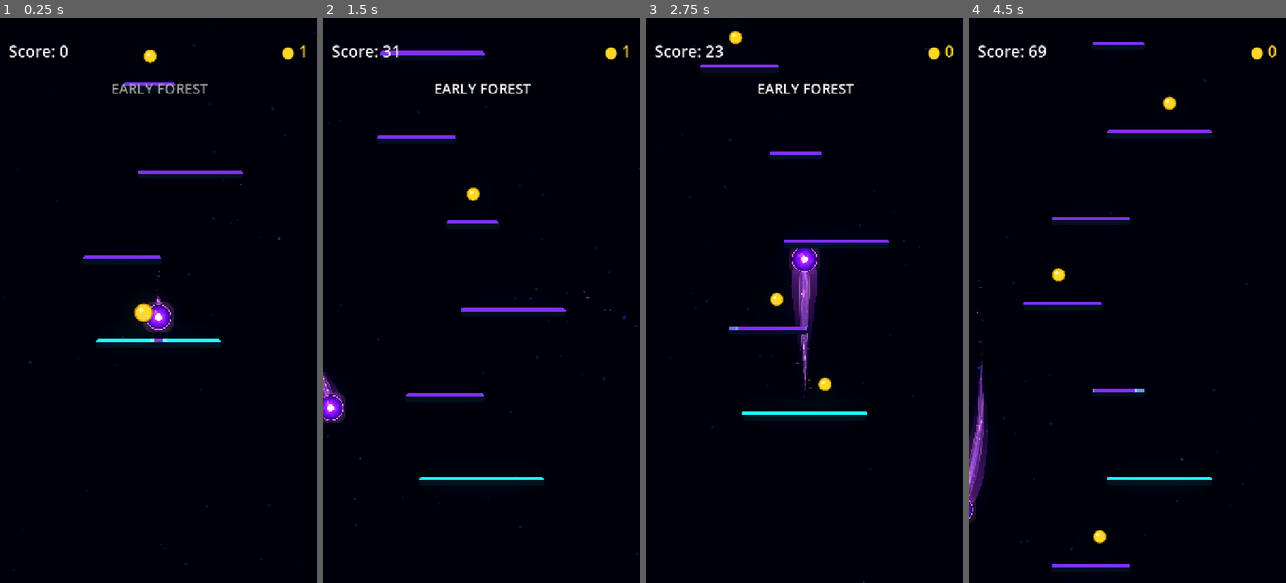
Above: before the commit, frames 1-4 (left to right).
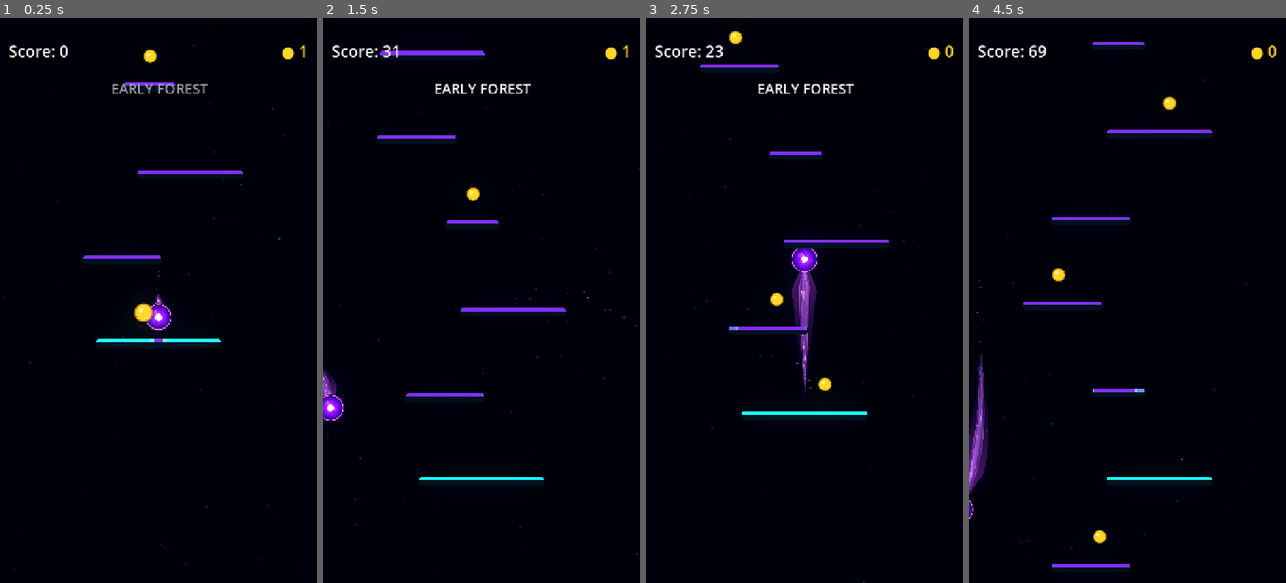
Above: after the commit, the same moments.

Repository: Kryodo/TowerJump
Game: Godot game, scene res://scenes/main.tscn
Same seed, same stepped clock (60 frames per second), same inputs: the game is played once before the commit and once after it.
Inputs (mouse positions are in pixels of both pictures, inside the frame that each line leads up to):
- Up to frame 1 (0.25 s): no input
- Up to frame 2 (1.5 s): move the mouse to (551, 272) at 0.52 s; hold Right (ui_right) 0.53-1.25 s; click (551, 272) at 0.67 s; drag from (418, 328) to (471, 193) at 1.27 s
- Up to frame 3 (2.75 s): click "Nochmal spielen" at 2 s
- Up to frame 4 (4.5 s): move the mouse to (1159, 176) at 2.77 s; hold Right (ui_right) 2.78-3.5 s; drag from (1111, 413) to (1057, 215) at 3.52 s; move the mouse to (1222, 385) at 4.27 s; hold Left (ui_left) from 4.28 s (still down)

The runs differ from the first frame. In frame 1, 0.1% of the frame differs, in the area x 45-55%, y 48-56%; in frame 2, 0.1%; in frame 3, 0.3%; in frame 4, 0.4%, in the area x 0-6%, y 58-90%.

Commit message:
Restore tapered comet neck and replace halo with subtle rim aura

Diff:
--- a/scenes/ball.tscn
+++ b/scenes/ball.tscn
@@ -7,11 +7,11 @@
 [ext_resource type="Texture2D" uid="uid://bdjibaetopyy2" path="res://Assets/ball_mask.png" id="3_f7cbr"]
 [ext_resource type="Texture2D" uid="uid://cxkt5pn1abx0k" path="res://Assets/soft_energy_particle.png" id="4_jj7gd"]
 [ext_resource type="Texture2D" uid="uid://x4vri0ghb2xn" path="res://Assets/energy_particle_atlas.png" id="5_energy_atlas"]
-[ext_resource type="Shader" path="res://scenes/ball_rim_halo.gdshader" id="6_rim_halo"]
+[ext_resource type="Shader" path="res://scenes/ball_rim_aura.gdshader" id="6_rim_aura"]
 
 [sub_resource type="Curve" id="Curve_iijjg"]
-_data = [Vector2(0, 0.56), 0.0, 5.0, 0, 1, Vector2(0.045, 0.82), 5.0, 2.0, 1, 1, Vector2(0.12, 1.15), 2.0, 0.0, 1, 1, Vector2(0.22, 1.22), 0.0, -0.5, 1, 1, Vector2(0.36, 0.98), -0.5, -1.0, 1, 1, Vector2(0.58, 0.56), -1.0, -1.0, 1, 1, Vector2(0.84, 0.07), -1.0, -0.5, 1, 1, Vector2(0.96, 0.025), -0.5, 0.0, 1, 1, Vector2(1, 0), 0.0, 0.0, 1, 0]
-point_count = 8
+_data = [Vector2(0, 0.015), 0.0, 4.2, 0, 1, Vector2(0.07, 0.44), 4.2, 1.2, 1, 1, Vector2(0.2, 1.15), 1.2, 0.0, 1, 1, Vector2(0.36, 0.94), 0.0, -0.9, 1, 1, Vector2(0.68, 0.42), -0.9, -1.0, 1, 1, Vector2(0.92, 0.04), -1.0, -0.5, 1, 1, Vector2(1, 0), -0.5, 0.0, 1, 0]
+point_count = 7
 
 [sub_resource type="Gradient" id="Gradient_f7kxq"]
 offsets = PackedFloat32Array(0, 0.26666668, 0.6, 0.8, 1)
@@ -38,12 +38,12 @@
 shader_parameter/filament_strength = 1.9
 shader_parameter/palette_mode = 0
 
-[sub_resource type="ShaderMaterial" id="ShaderMaterial_rim_halo"]
-shader = ExtResource("6_rim_halo")
+[sub_resource type="ShaderMaterial" id="ShaderMaterial_rim_aura"]
+shader = ExtResource("6_rim_aura")
 shader_parameter/palette_mode = 1
 
 [sub_resource type="Curve" id="Curve_comet_core"]
-_data = [Vector2(0, 0.34), 0.0, 5.0, 0, 1, Vector2(0.045, 0.58), 5.0, 2.0, 1, 1, Vector2(0.12, 0.98), 2.0, 0.0, 1, 1, Vector2(0.22, 1.08), 0.0, -0.5, 1, 1, Vector2(0.34, 0.94), -0.5, -1.0, 1, 1, Vector2(0.58, 0.52), -1.0, -1.0, 1, 1, Vector2(0.84, 0.06), -1.0, -0.5, 1, 1, Vector2(1, 0), -0.5, 0.0, 1, 0]
+_data = [Vector2(0, 0.015), 0.0, 3.5, 0, 1, Vector2(0.06, 0.34), 3.5, 1.3, 1, 1, Vector2(0.18, 1.0), 1.3, 0.0, 1, 1, Vector2(0.34, 0.92), 0.0, -0.9, 1, 1, Vector2(0.66, 0.48), -0.9, -1.0, 1, 1, Vector2(0.92, 0.06), -1.0, -0.5, 1, 1, Vector2(1, 0), -0.5, 0.0, 1, 0]
 point_count = 7
 
 [sub_resource type="Curve" id="Curve_f7kxq"]
@@ -179,10 +179,10 @@
 
 [node name="CollisionShape2D" type="CollisionShape2D" parent="." unique_id=1403364382]
 
-[node name="RimHalo" type="Sprite2D" parent="." unique_id=2025838926]
-material = SubResource("ShaderMaterial_rim_halo")
-z_index = -2
-scale = Vector2(0.54, 0.54)
+[node name="RimAura" type="Sprite2D" parent="." unique_id=2025838926]
+material = SubResource("ShaderMaterial_rim_aura")
+z_index = -1
+scale = Vector2(0.492, 0.492)
 texture = ExtResource("3_f7cbr")
 
 [node name="TrailVisual" type="Node2D" parent="." unique_id=2025838925]
--- /dev/null
+++ b/scenes/ball_rim_aura.gdshader
@@ -0,0 +1,38 @@
+shader_type canvas_item;
+
+uniform int palette_mode = 1;
+
+void fragment() {
+	vec2 p = UV * 2.0 - 1.0;
+	float d = length(p);
+	float angle = atan(p.y, p.x);
+	float time = TIME;
+
+	// A narrow secondary contour just outside the orb's main rim.
+	// Tiny radial waves make it feel alive without reading as a second filled aura.
+	float ripple =
+		0.006 * sin(angle * 3.0 - time * 0.78)
+		+ 0.003 * sin(angle * 5.0 + time * 1.05 + 0.7);
+	float radius = d + ripple;
+
+	float outer_rim =
+		smoothstep(0.885, 0.935, radius)
+		*
+		(1.0 - smoothstep(0.972, 1.035, radius));
+
+	float travelling_energy =
+		0.72
+		+ 0.28 * (0.5 + 0.5 * sin(angle * 3.0 - time * 0.9 + sin(angle * 2.0)));
+
+	float breathing = 0.5 + 0.5 * sin(time * 1.12 + 0.4);
+
+	vec3 rim_color;
+	if (palette_mode == 1) {
+		rim_color = vec3(1.55, 0.48, 2.65);
+	} else {
+		rim_color = vec3(0.26, 1.42, 2.5);
+	}
+
+	float alpha = outer_rim * travelling_energy * mix(0.045, 0.085, breathing);
+	COLOR = vec4(rim_color * travelling_energy, alpha);
+}
--- a/scenes/ball_rim_halo.gdshader
+++ /dev/null
@@ -1,35 +0,0 @@
-shader_type canvas_item;
-
-// Low-key outer energy field for the ball. The sprite is drawn behind the orb,
-// with its own larger scale so only the soft region beyond the rim remains visible.
-uniform int palette_mode = 1;
-
-void fragment() {
-	vec2 p = UV * 2.0 - 1.0;
-	float angle = atan(p.y, p.x);
-	float time = TIME;
-	float d = length(p);
-
-	// Very small angular distortion keeps this reading as energy rather than a ring.
-	float ripple =
-		0.012 * sin(angle * 3.0 - time * 0.8)
-		+ 0.006 * sin(angle * 5.0 + time * 1.1);
-	float radius = d + ripple;
-
-	float inner_fade = smoothstep(0.80, 0.93, radius);
-	float outer_fade = 1.0 - smoothstep(1.00, 1.28, radius);
-	float halo = inner_fade * outer_fade;
-
-	float breathing = 0.5 + 0.5 * sin(time * 1.15 + 0.6);
-	float flow = 0.90 + 0.10 * (0.5 + 0.5 * sin(angle * 3.0 - time * 0.75));
-
-	vec3 halo_color;
-	if (palette_mode == 1) {
-		halo_color = vec3(2.7, 0.72, 4.5);
-	} else {
-		halo_color = vec3(0.30, 2.7, 4.5);
-	}
-
-	float alpha = halo * mix(0.095, 0.15, breathing) * flow;
-	COLOR = vec4(halo_color * flow, alpha);
-}
--- a/scripts/ball_trail.gd
+++ b/scripts/ball_trail.gd
@@ -10,6 +10,7 @@
 @export var min_distance: float = 2.0
 @export var max_segment_distance: float = 120.0
 @export_range(0.0, 40.0, 1.0) var trail_head_offset: float = 28.0
+@export_range(0.0, 30.0, 1.0) var trail_connection_offset: float = 18.0
 
 @export_category("Visual Palette")
 @export_enum("Electric Blue", "Rich Violet") var visual_palette: int = 0
@@ -20,7 +21,7 @@
 @onready var _wisp_left: Line2D = $WispLeft
 @onready var _wisp_right: Line2D = $WispRight
 @onready var _ball_visual: Sprite2D = get_parent().get_node("Visual") as Sprite2D
-@onready var _rim_halo: Sprite2D = get_parent().get_node_or_null("RimHalo") as Sprite2D
+@onready var _rim_aura: Sprite2D = get_parent().get_node_or_null("RimAura") as Sprite2D
 
 var _points: Array[Vector2] = []
 var _particle_emitters: Array[GPUParticles2D] = []
@@ -117,10 +118,11 @@
 	var secondary_wave: float = sin(_trail_time * 1.25 + t * 5.5 + 0.8)
 	var drift: float = (wave * 0.7 + secondary_wave * 0.3) * (0.5 + 1.8 * t) * envelope
 
-	# The trail begins at the ball centre and renders behind the orb. The orb
-	# naturally occludes the hidden part, letting a broad leading flare emerge
-	# from its sides without a detached offset point or a pinched neck.
-	return point + perpendicular * drift
+	# Offset the newest point a little behind the centre. The orb hides most of
+	# the start, leaving a short, narrow connection that broadens into the trail.
+	# This keeps the neck subtle without returning to the old long, thin stem.
+	var head_offset: float = trail_connection_offset if index == 0 else 0.0
+	return point - tangent * head_offset + perpendicular * drift
 
 
 func _update_wisp_line(
@@ -233,10 +235,10 @@
 		orb_material.set_shader_parameter("palette_mode", visual_palette)
 		_ball_visual.material = orb_material
 
-	if _rim_halo != null:
-		var halo_material := _rim_halo.material as ShaderMaterial
-		if halo_material != null:
-			halo_material.set_shader_parameter("palette_mode", visual_palette)
+	if _rim_aura != null:
+		var rim_aura_material := _rim_aura.material as ShaderMaterial
+		if rim_aura_material != null:
+			rim_aura_material.set_shader_parameter("palette_mode", visual_palette)
 
 	var energy_material := _energy_line.material as ShaderMaterial
 	if energy_material != null:
